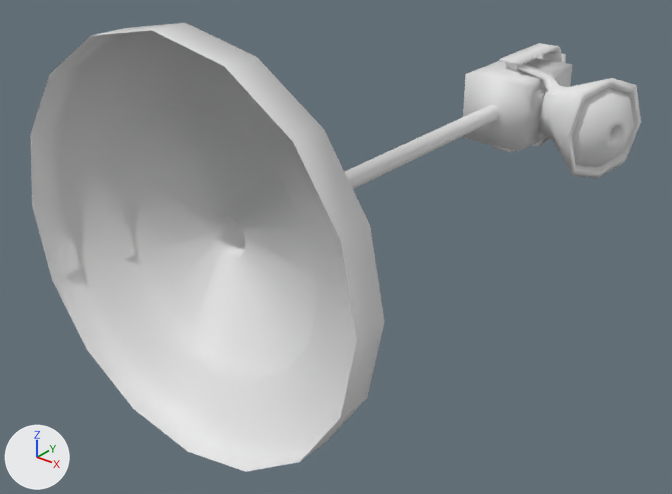
The FBX model Models/FBXs/camera_dummy.fbx: old version first, new version second.
Before and after are seen from a 50 mm lens placed at (13.09, -11.41, 8.52), pointed at (-0.46, 5.53, -1.98). Every picture has the same lights, and +X, +Y and +Z are marked at lower left. Where no turn or scale is listed for an object, it has been applied to the vertices.

The first picture shows 'camera_dummy'.
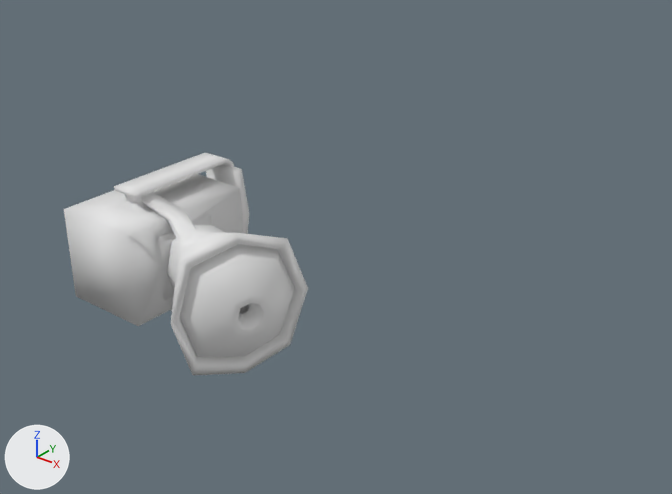
Diff of the bpy script that builds the scene:
```diff
--- a/Models/FBXs/camera_dummy.fbx.py
+++ b/Models/FBXs/camera_dummy.fbx.py
@@ me_camera_dummy @@
 me_camera_dummy.from_pydata(...)  # 449 vertices, 434 faces; spans x -4.7..4.7, y -0.4..16.2, z -4.7..4.7
 # used by ob_camera_dummy; location = (0.0, 0.0, 0.0)
+# me_camera_dummy part 1: the loose piece of 321 vertices spanning x -1.0..3.9, y 11.8..16.2, z -1.5..1.5 is moved by (-1.0, -13.8, 0.0)
+# me_camera_dummy part 2: the loose piece of 128 vertices spanning x -4.7..4.7, y -0.4..12.5, z -4.7..4.7 is deleted
 me_camera_dummy.materials.append(mat_material)
```

Boxes [x1, y1, x2, y2] around the edits, measured in the pictures (672 x 494 px; the box of a moved part takes in the faces that stretch with it):
'camera_dummy', reshaped (60% narrower, 50% shorter)
    before: [30, 23, 641, 472]
    after: [64, 153, 308, 375]
part 1 of me_camera_dummy, moved or reshaped
    before: [462, 43, 641, 178]
    after: [64, 153, 308, 375]
part 2 of me_camera_dummy, deleted
    before: [30, 23, 500, 472]
